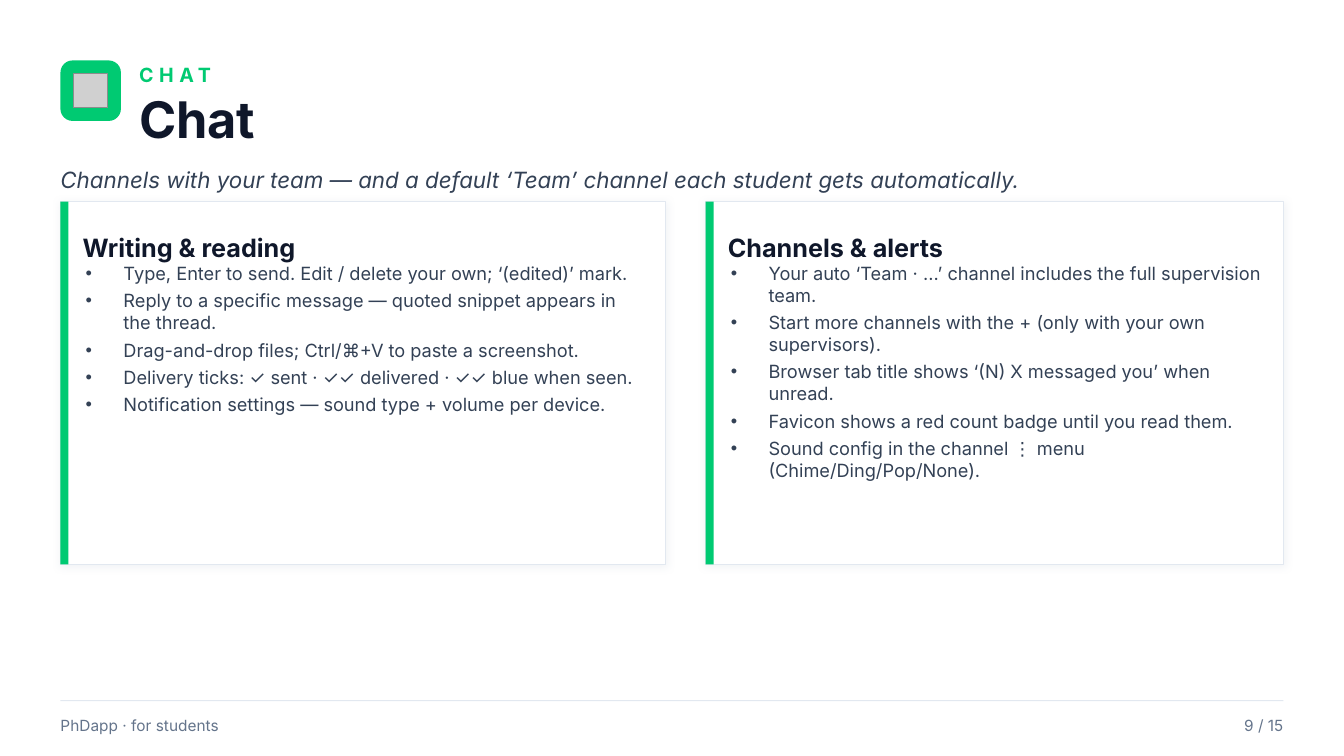
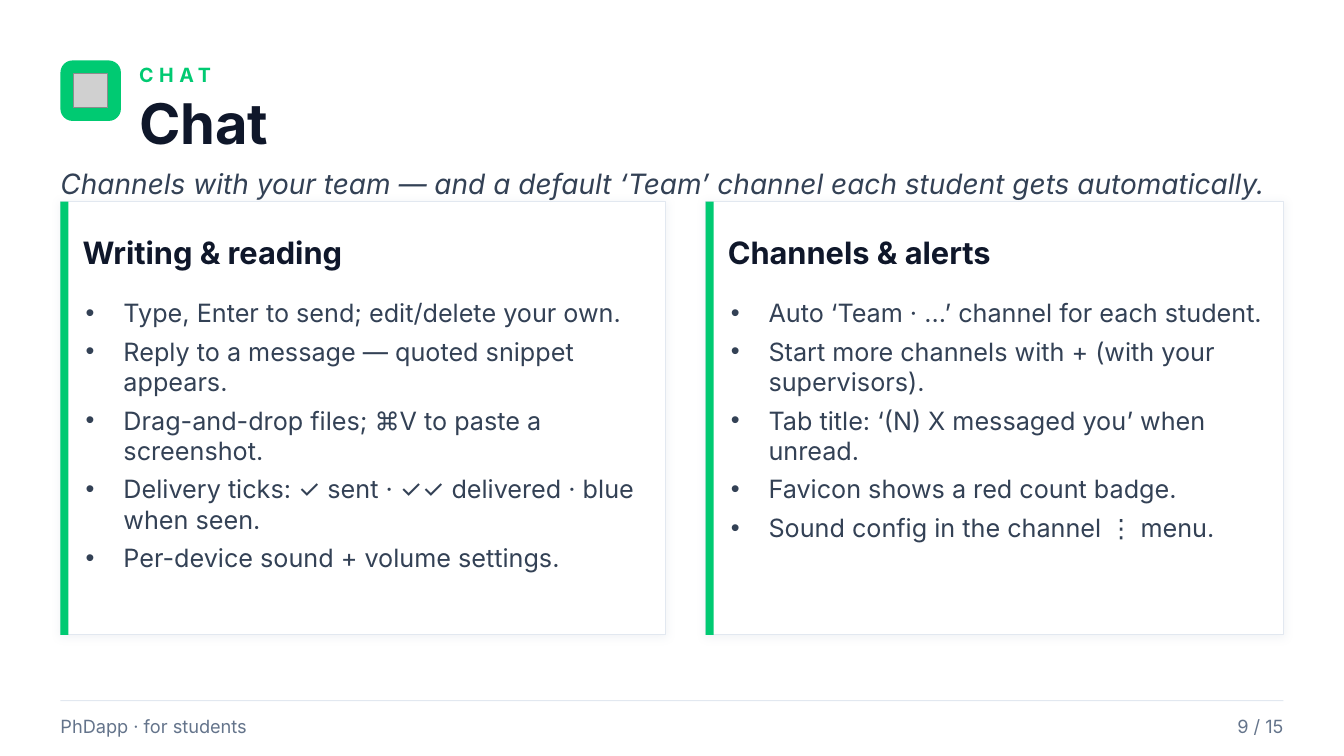
Before and after one commit to rafacastrocsic/phdapp, a slide deck: slide 9 of docs/PhDapp_Student_Overview.pptx. Drawn at 1344x756 pixels with LibreOffice and Linux fonts; fonts in the diff are those of the drawing; grey boxes stand for pictures. Boxes give left, top, right and bottom in pixels: in the first picture for what was removed or moved away, otherwise in the second. Text is boxed around its words. In the diff, an @@ line names an element or a change of style, - is before the commit and + after.

```diff
--- a/docs/PhDapp_Student_Overview.pptx
+++ b/docs/PhDapp_Student_Overview.pptx
@@ text "Chat" at box(139, 102, 268, 145): size 36 to 40 pt @@
@@ text "Channels with your team — ..." at box(60, 172, 1264, 200): size 16 to 20 pt @@
@@ rectangle: place and size @@
-rectangle at box(60, 202, 665, 565)
+rectangle at box(60, 202, 665, 635)
@@ rectangle: place and size @@
-rectangle at box(60, 202, 69, 565)
+rectangle at box(60, 202, 69, 635)
@@ rectangle: place and size @@
-rectangle at box(706, 202, 1284, 565)
+rectangle at box(706, 202, 1284, 635)
@@ rectangle: place and size @@
-rectangle at box(706, 202, 714, 565)
+rectangle at box(706, 202, 714, 635)
@@ text "Writing & reading" at box(83, 240, 342, 271): size 18 to 22 pt @@
@@ text "Channels & alerts" at box(728, 241, 991, 265): size 18 to 22 pt @@
@@ text at box(123, 302, 634, 572): text changed; size 13 to 18 pt @@
-• Type, Enter to send. Edit / delete your own; ‘(edited)’ mark.
-• Reply to a specific message — quoted snippet appears in the thread.
-• Drag-and-drop files; Ctrl/⌘+V to paste a screenshot.
-• Delivery ticks: ✓ sent · ✓✓ delivered · ✓✓ blue when seen.
-• Notification settings — sound type + volume per device.
+• Type, Enter to send; edit/delete your own.
+• Reply to a message — quoted snippet appears.
+• Drag-and-drop files; ⌘V to paste a screenshot.
+• Delivery ticks: ✓ sent · ✓✓ delivered · blue when seen.
+• Per-device sound + volume settings.
@@ text at box(769, 303, 1262, 542): text changed; size 13 to 18 pt @@
-• Your auto ‘Team · …’ channel includes the full supervision team.
-• Start more channels with the + (only with your own supervisors).
-• Browser tab title shows ‘(N) X messaged you’ when unread.
-• Favicon shows a red count badge until you read them.
-• Sound config in the channel ⋮ menu (Chime/Ding/Pop/None).
+• Auto ‘Team · …’ channel for each student.
+• Start more channels with + (with your supervisors).
+• Tab title: ‘(N) X messaged you’ when unread.
+• Favicon shows a red count badge.
+• Sound config in the channel ⋮ menu.
@@ text "PhDapp · for students" at box(60, 719, 247, 737): size 11 to 13 pt @@
@@ text "9 / 15" at box(1237, 719, 1283, 733): size 11 to 13 pt @@
```
Also in this commit, not shown: 14 other slides changed, 3 other files.
